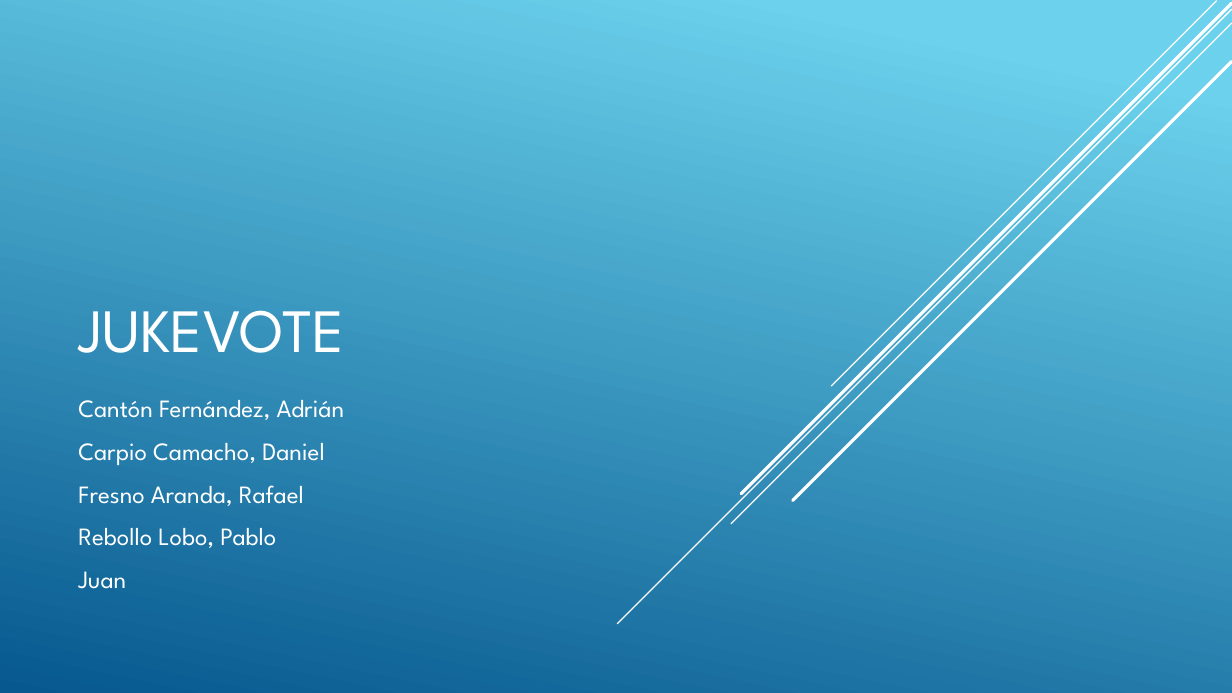
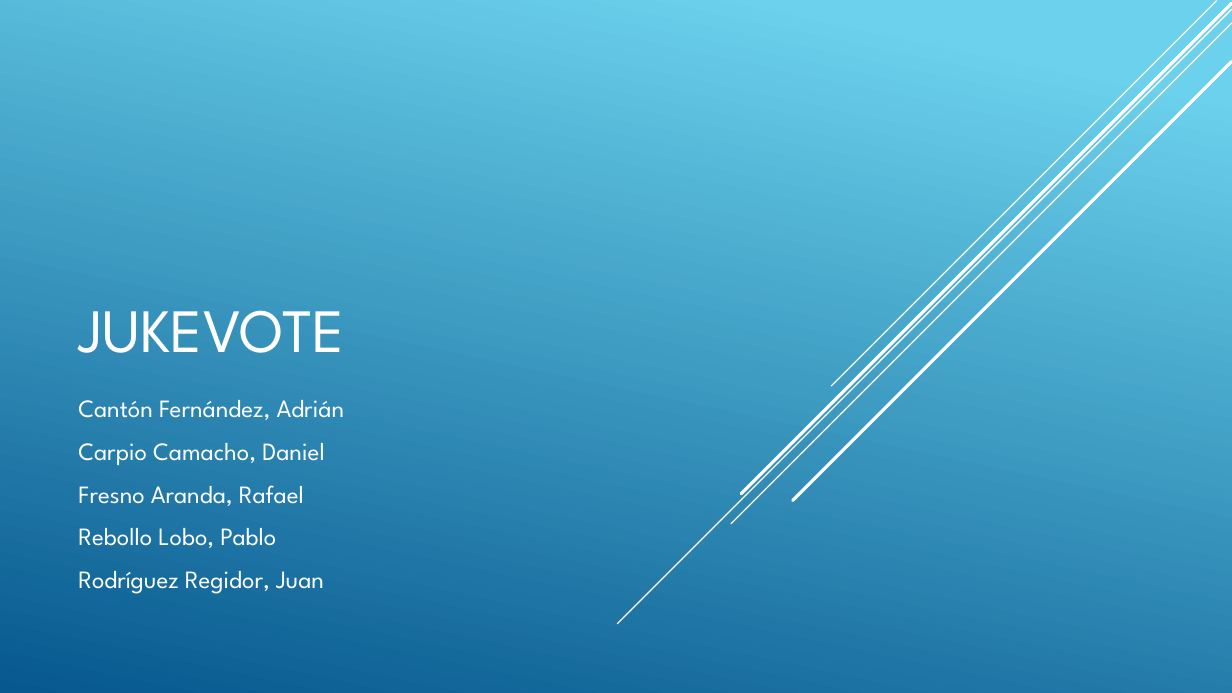
Before and after one commit to pabreblob/capsulefy, a slide deck: slide 1 of Week 1 docs/JUKEVOTE.pptx. Drawn at 1232x693 pixels with LibreOffice and Linux fonts; fonts in the diff are those of the drawing. Boxes give left, top, right and bottom in pixels: in the first picture for what was removed or moved away, otherwise in the second. Text is boxed around its words. In the diff, an @@ line names an element or a change of style, - is before the commit and + after.

```diff
--- a/Week 1 docs/JUKEVOTE.pptx
+++ b/Week 1 docs/JUKEVOTE.pptx
@@ subtitle at [78, 571, 324, 594]: text changed @@
-Juan
+Rodríguez Regidor, Juan
```
Also in this commit, not shown: 6 other slides changed, 4 slides added, 1 slide removed, 1 other file.
